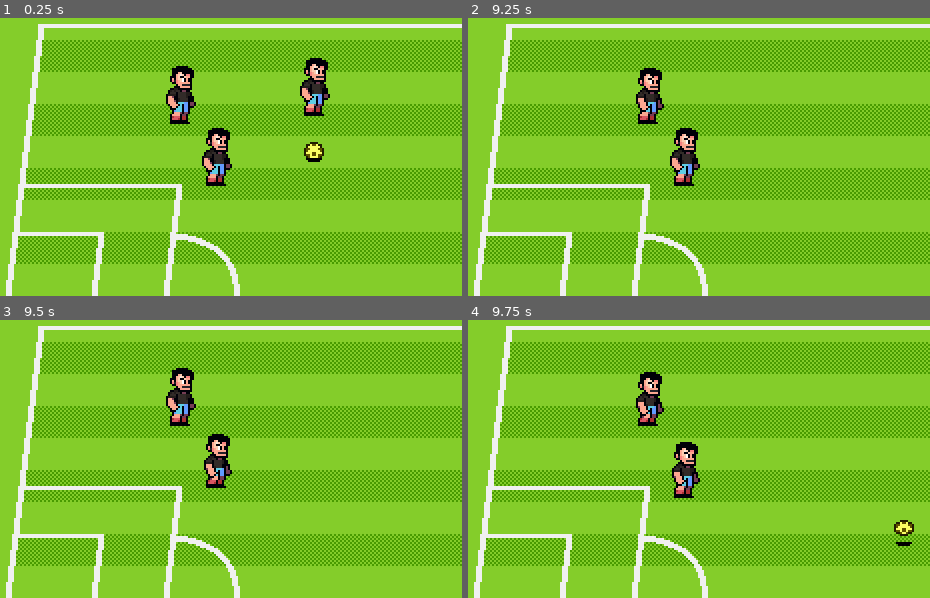
Above: before the commit, frames 1-4 (two rows, left to right).
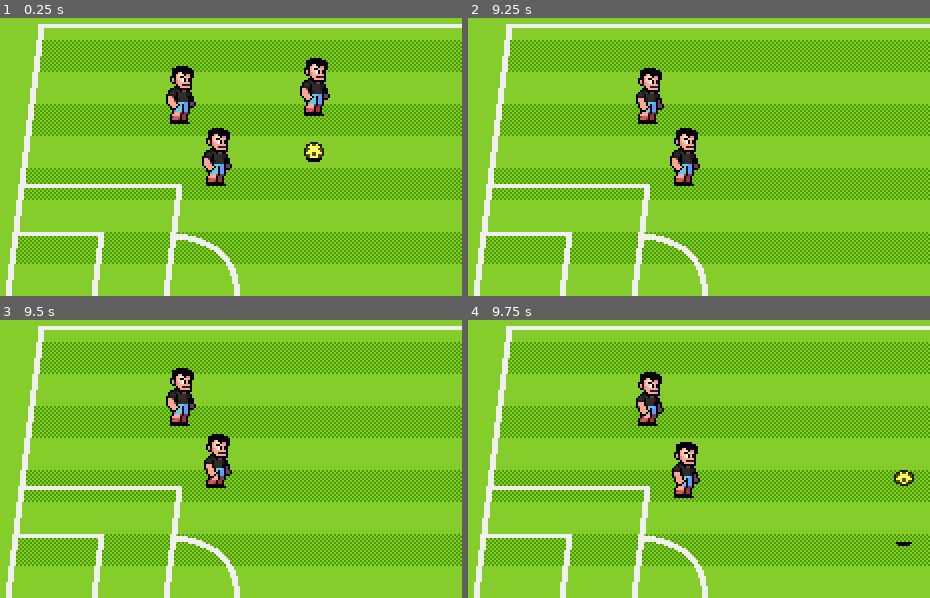
Above: after the commit, the same moments.

Repository: Sai-Santosh09/Soccer-2D
Game: Godot game, scene res://scenes/world.tscn
Two runs of this game, one before a commit and one after it. Both use one fixed random seed, a clock stepped at 60 frames per second and the inputs below.
Inputs:
- Up to frame 1 (0.25 s): no input
- Up to frame 2 (9.25 s): tap Enter at 0.5 s; hold Right (p1_right) 0.53-1.28 s; tap [ (p1_pass) at 0.6, 8.1 s; hold Down (p1_down) 1.28-2.03 s; tap ] (p1_shoot) at 1.35, 8.85 s; hold Right (p1_right) 2.03-2.78 s; tap S (p2_down) at 2.1 s; hold Up (p1_up) 2.78-3.53 s; tap A (p2_left) at 2.85 s; hold Left (p1_left) 3.53-5.03 s; tap Q (p2_pass) at 3.6 s; tap D (p2_right) at 4.35 s; hold Down (p1_down) 5.03-5.78 s; tap E (p2_shoot) at 5.1 s; hold Right (p1_right) 5.78-6.53 s; tap W (p2_up) at 5.85 s; hold Up (p1_up) 6.53-7.28 s; tap Alt at 6.6 s; hold Right (p1_right) 7.28-8.03 s; tap Shift at 7.35 s; hold Down (p1_down) 8.03-8.78 s; hold Left (p1_left) from 8.78 s (still down)
- Up to frame 3 (9.5 s): keep holding Left (p1_left)
- Up to frame 4 (9.75 s): release Left (p1_left) at 9.53 s; hold Up (p1_up) from 9.53 s (still down); tap S (p2_down) at 9.6 s

Frames 1-3 are identical in both runs. In frame 4, 0.4% of the frame differs, in the area x 92-97%, y 53-78%.

Commit message:
added the free state for the ball with bounciness

Diff:
--- a/scenes/ball/scripts/ball.gd
+++ b/scenes/ball/scripts/ball.gd
@@ -10,6 +10,7 @@
 var carrier : Player = null
 var current_state : BallState = null
 var height := 0.0
+var height_velocity := 0.0
 var state_factory := BallStateFactory.new()
 var velocity := Vector2.ZERO
 
--- a/scenes/ball/scripts/ball_states/ball_state.gd
+++ b/scenes/ball/scripts/ball_states/ball_state.gd
@@ -1,4 +1,6 @@
 class_name BallState extends Node
+
+const GRAVITY := 10.0
 
 signal state_transition_requested(new_state : BallState)
 
@@ -14,3 +16,23 @@
 	carrier = context_carrier
 	animation_player = context_animation_player
 	sprite = context_sprite
+
+
+func set_ball_animation_from_velocity() -> void:
+	if ball.velocity == Vector2.ZERO:
+		animation_player.play("idle")
+	elif ball.velocity.x > 0:
+		animation_player.play("roll")
+	else:
+		animation_player.play_backwards("roll")
+
+
+func process_gravity(delta: float , bounciness : float = 0.0) -> void:
+	if ball.height > 0 or ball.height_velocity > 0:
+		ball.height_velocity -= GRAVITY * delta
+		ball.height += ball.height_velocity
+		if ball.height < 0:
+			ball.height = 0
+			if bounciness > 0 and ball.height_velocity < 0:
+				ball.height_velocity = -ball.height_velocity * bounciness
+				ball.velocity *= bounciness
--- a/scenes/ball/scripts/ball_states/ball_state_carried.gd
+++ b/scenes/ball/scripts/ball_states/ball_state_carried.gd
@@ -11,7 +11,7 @@
 
 
 
-func _process(_delta: float) -> void:
+func _process(delta: float) -> void:
 	var time_factor = Time.get_ticks_msec() * 0.001
 	var bob_offset = sin( time_factor * BOB_SPEED) * BOB_AMOUNT
 	var sway_offset = 0.0
@@ -30,3 +30,4 @@
 		ball.position = carrier.position + Vector2(carrier.Left_or_Right.x * OFFSET_FROM_PLAYER.x, OFFSET_FROM_PLAYER.y)
 		animation_player.play("idle")
 		animation_player.speed_scale = 1.0
+	process_gravity(delta)
--- a/scenes/ball/scripts/ball_states/ball_state_free.gd
+++ b/scenes/ball/scripts/ball_states/ball_state_free.gd
@@ -1,5 +1,8 @@
 class_name BallStateFree extends BallState
 
+const BOUNCINESS := 0.8
+const FRICTION_AIR := 35.0
+const FRICTION_GROUND := 250.0
 
 func _enter_tree() -> void:
 	player_detection.body_entered.connect(on_player_enter.bind())
@@ -9,14 +12,10 @@
 	ball.carrier = body
 	state_transition_requested.emit(Ball.State.CARRIED)
 
-#
-#func _process(delta: float) -> void:
-	#if ball.velocity == Vector2.ZERO:
-		#animation_player.play("idle")
-	#elif ball.velocity.x > 0:
-		#animation_player.play("roll")
-		#animation_player.advance(0)
-	#else:
-		#animation_player.play_backwards("roll")
-		#animation_player.advance(0)
-	#ball.move_and_collide( ball.velocity * delta )
+
+func _process(delta: float) -> void:
+	set_ball_animation_from_velocity()
+	var friction := FRICTION_AIR if ball.height > 0 else FRICTION_GROUND
+	ball.velocity = ball.velocity.move_toward(Vector2.ZERO, friction * delta)
+	process_gravity(delta , BOUNCINESS)
+	ball.move_and_collide(ball.velocity * delta)
--- a/scenes/ball/scripts/ball_states/ball_state_shot.gd
+++ b/scenes/ball/scripts/ball_states/ball_state_shot.gd
@@ -1,16 +1,13 @@
 class_name BallStateShot extends BallState
 
 const DURATION_SHOT := 1000
-const SHOT_HEIGHT := 5
+const SHOT_HEIGHT := 30
 const SHOT_SPRITE_SCALE := 0.8
 
 var time_since_start := Time.get_ticks_msec()
 
 func _enter_tree() -> void:
-	if ball.velocity.x >= 0:
-		animation_player.play("roll")
-	else:
-		animation_player.play_backwards("roll")
+	set_ball_animation_from_velocity()
 	sprite.scale.y = SHOT_SPRITE_SCALE
 	ball.height = SHOT_HEIGHT
 	time_since_start = Time.get_ticks_msec()
